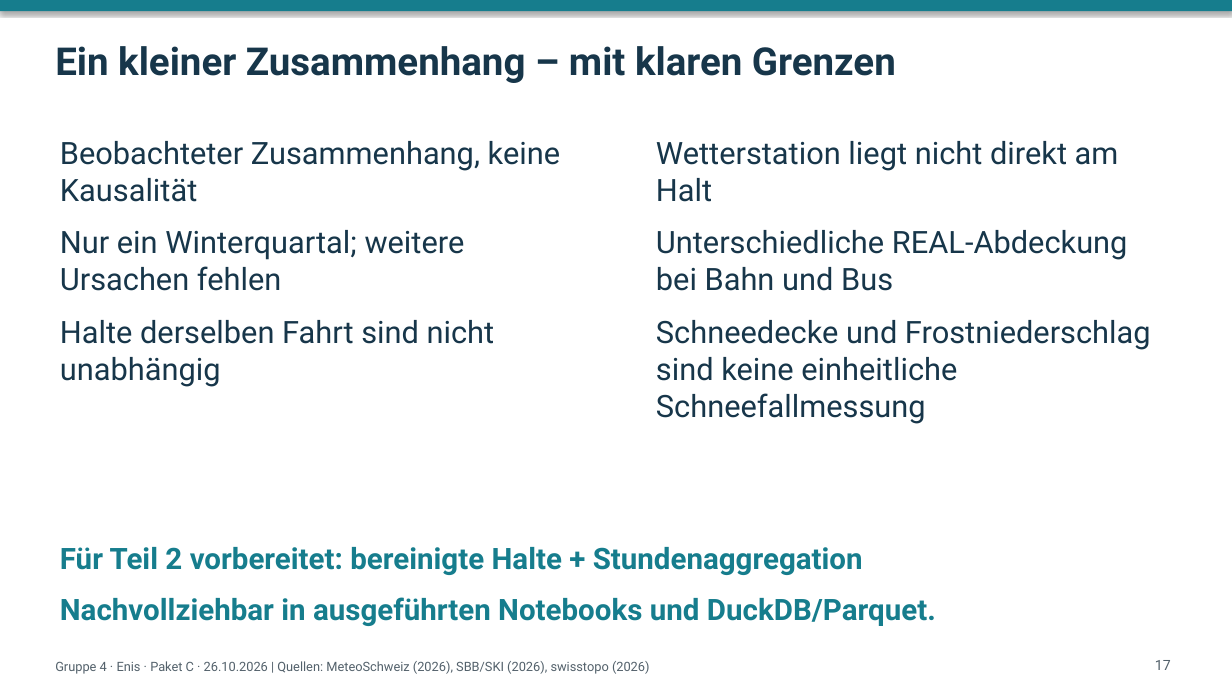
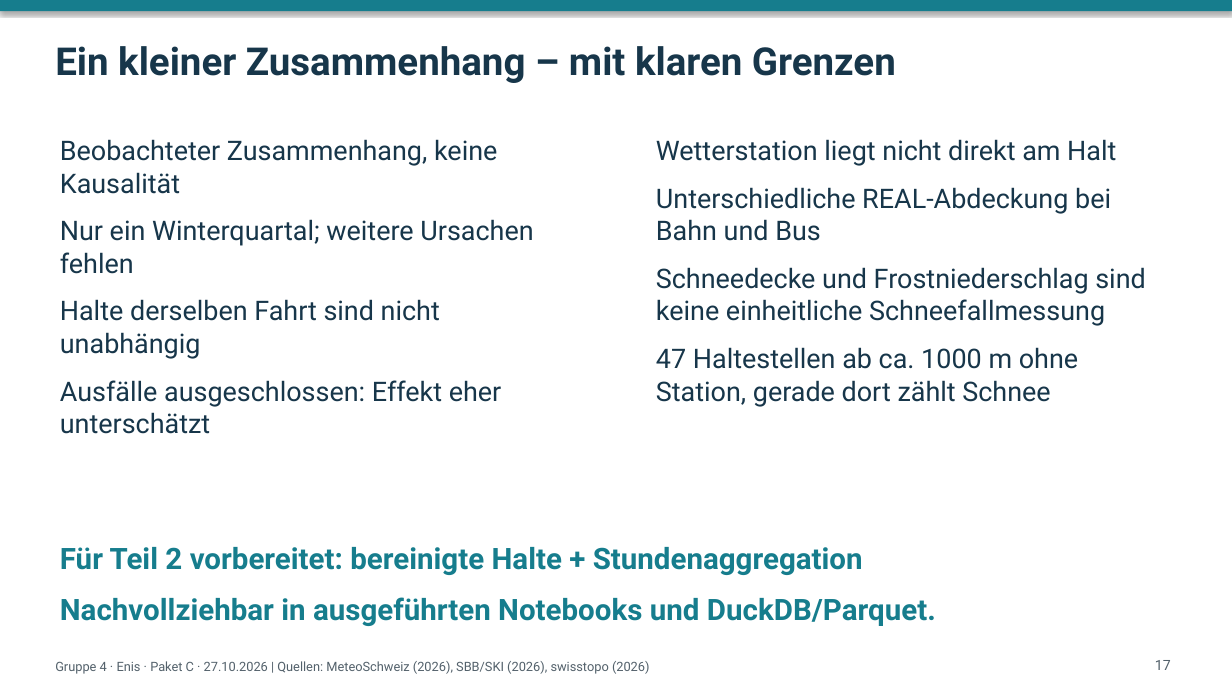
Before and after one commit to zeitmann/oev-wetter, a slide deck: slide 17 of docs/präsentation/praesentation_gruppe4_teil1.pptx. Drawn at 1232x693 pixels with LibreOffice and Linux fonts; fonts in the diff are those of the drawing. Boxes give left, top, right and bottom in pixels: in the first picture for what was removed or moved away, otherwise in the second. Text is boxed around its words. In the diff, an @@ line names an element or a change of style, - is before the commit and + after.

```diff
--- a/docs/präsentation/praesentation_gruppe4_teil1.pptx
+++ b/docs/präsentation/praesentation_gruppe4_teil1.pptx
@@ text at [60, 139, 533, 359]: size 24 to 21 pt in "Beobachteter Zusammenhang, keine Kausalität", "Nur ein Winterquartal; weitere Ursachen fehlen", "Halte derselben Fahrt sind nicht unabhängig" @@
@@ text at [656, 139, 1146, 326]: size 24 to 21 pt in "Wetterstation liegt nicht direkt am Halt", "Unterschiedliche REAL-Abdeckung bei Bahn und Bus", "Schneedecke und Frostniederschlag sind keine einheitliche Sc ..." @@
@@ text at [656, 347, 1078, 407]: paragraph added @@
+47 Haltestellen ab ca. 1000 m ohne Station, gerade dort zählt Schnee
@@ text at [60, 380, 501, 434]: paragraph added @@
+Ausfälle ausgeschlossen: Effekt eher unterschätzt
@@ text at [55, 661, 650, 674]: text changed @@
-Gruppe 4 · Enis · Paket C · 26.10.2026 | Quellen: MeteoSchweiz (2026), SBB/SKI (2026), swisstopo (2026)
+Gruppe 4 · Enis · Paket C · 27.10.2026 | Quellen: MeteoSchweiz (2026), SBB/SKI (2026), swisstopo (2026)
```
Also in this commit, not shown: 6 other slides changed, 18 other files.
